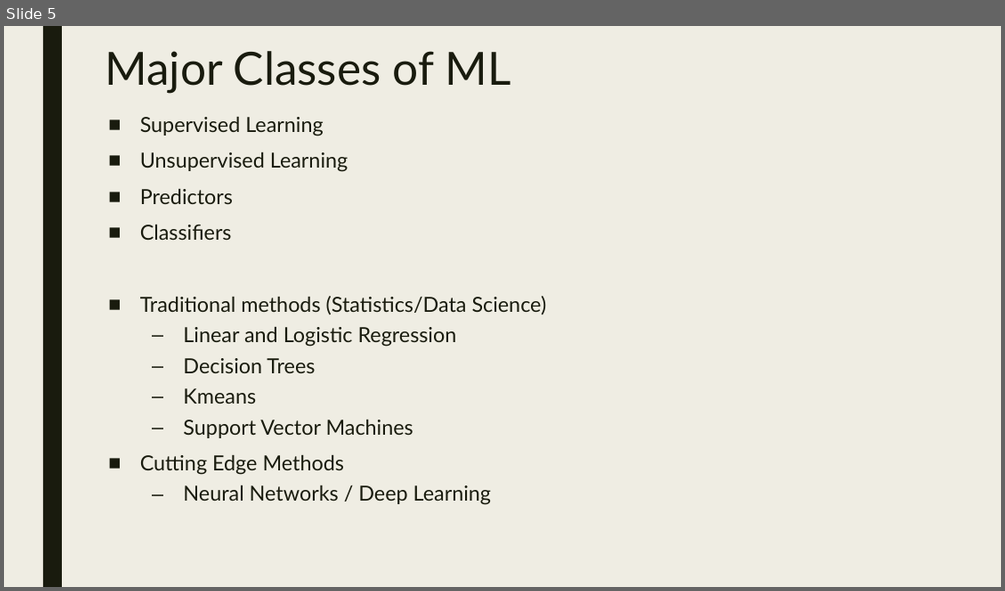
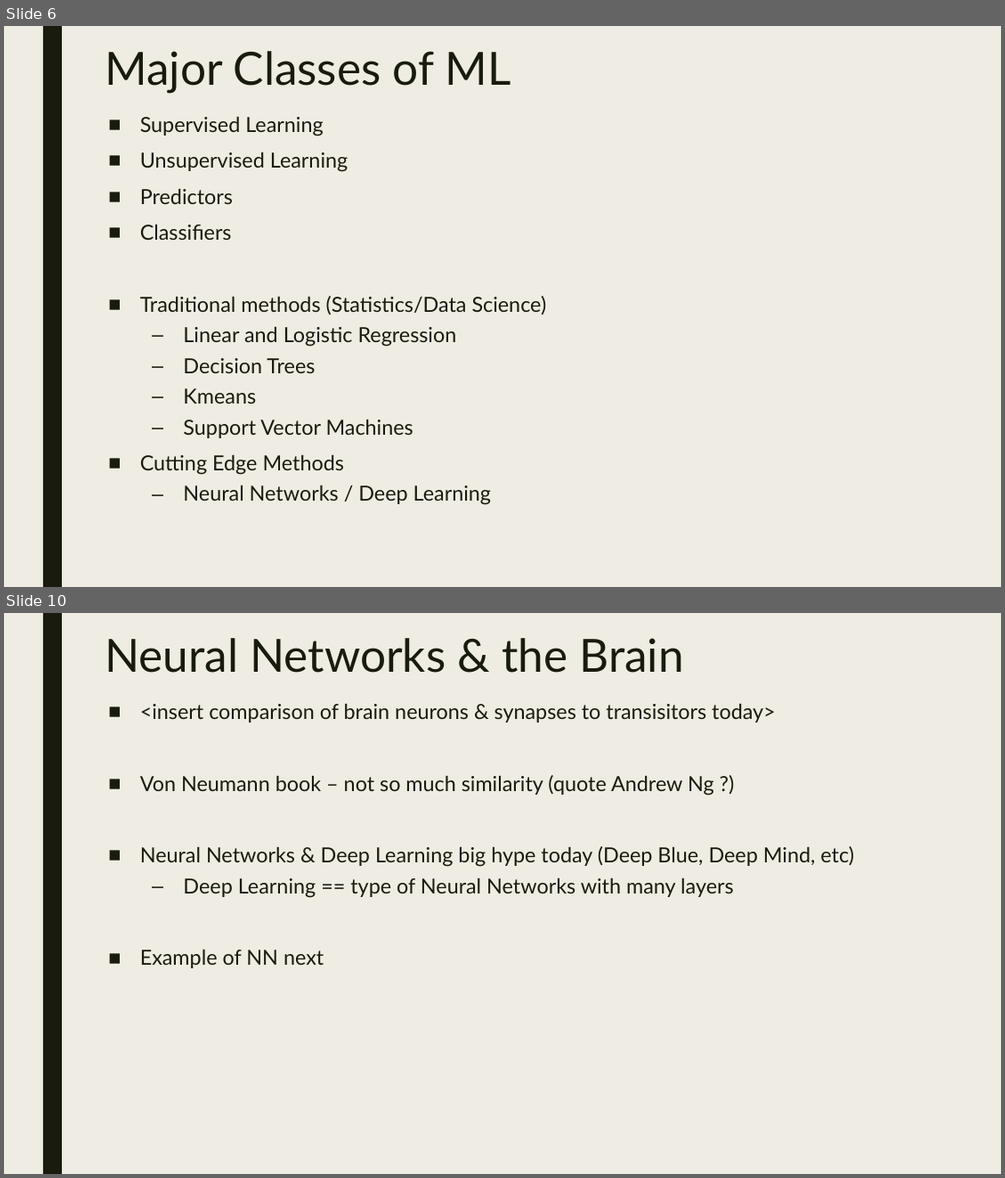
Before and after one commit to dougfoo/machineLearning, a slide deck: talks/MachineLearning101.pptx. Shown one above the other, each under a label of ours: slide 5 before the commit, slides 6 and 10 after it; the slides between them are not shown. The pictures are 1005x591 and 1005x1178 pixels, drawn with LibreOffice and Linux fonts; fonts in the diff are those of the drawing. Boxes give left, top, right and bottom in pixels: in the first picture for what was removed or moved away, otherwise in the second. Text is boxed around its words. In the diff, an @@ line names an element or a change of style, - is before the commit and + after.

```diff
--- a/talks/MachineLearning101.pptx
+++ b/talks/MachineLearning101.pptx
@@ slide 10 added at <box>4,613,1001,1174</box>, background #EFEDE3; not listed: 1 template element that a slide beside it also shows @@
@@ title added at <box>105,638,683,673</box>, 44 pt, text #191B0E @@
+Neural Networks & the Brain
@@ text added at <box>140,703,854,968</box>, 20 pt, text #191B0E @@
+■ <insert comparison of brain neurons & synapses to transisitors today>
+■ Von Neumann book – not so much similarity (quote Andrew Ng ?)
+■ Neural Networks & Deep Learning big hype today (Deep Blue, Deep Mind, etc)
+  – Deep Learning == type of Neural Networks with many layers
+■ Example of NN next
@@ what was slide 5 is now slide 6 @@
```
Also in this commit, not shown: 2 slides changed, 9 other slides added.
